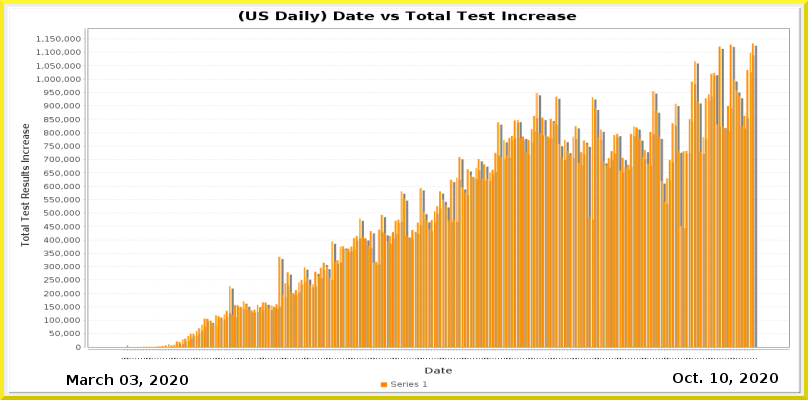
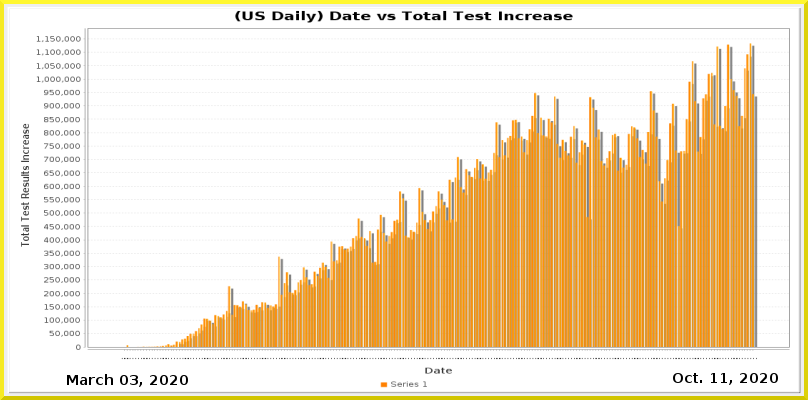
Layers edited between the first and the second w=808, h=400 image:
painted on "Current Date" over <box>720,373,728,383</box>
painted on "Date_vs_TestIncrease.png" over <box>134,10,758,360</box>
